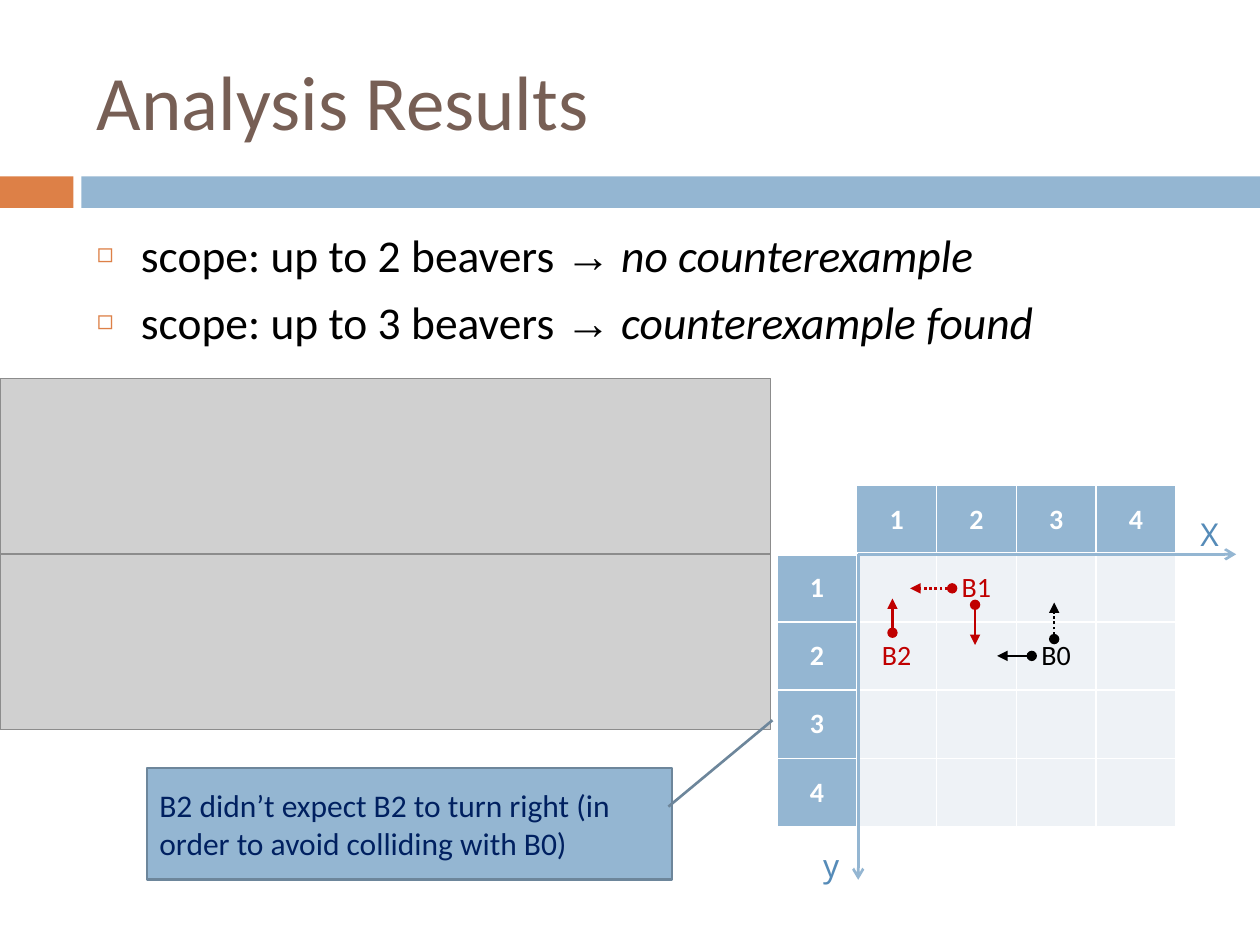
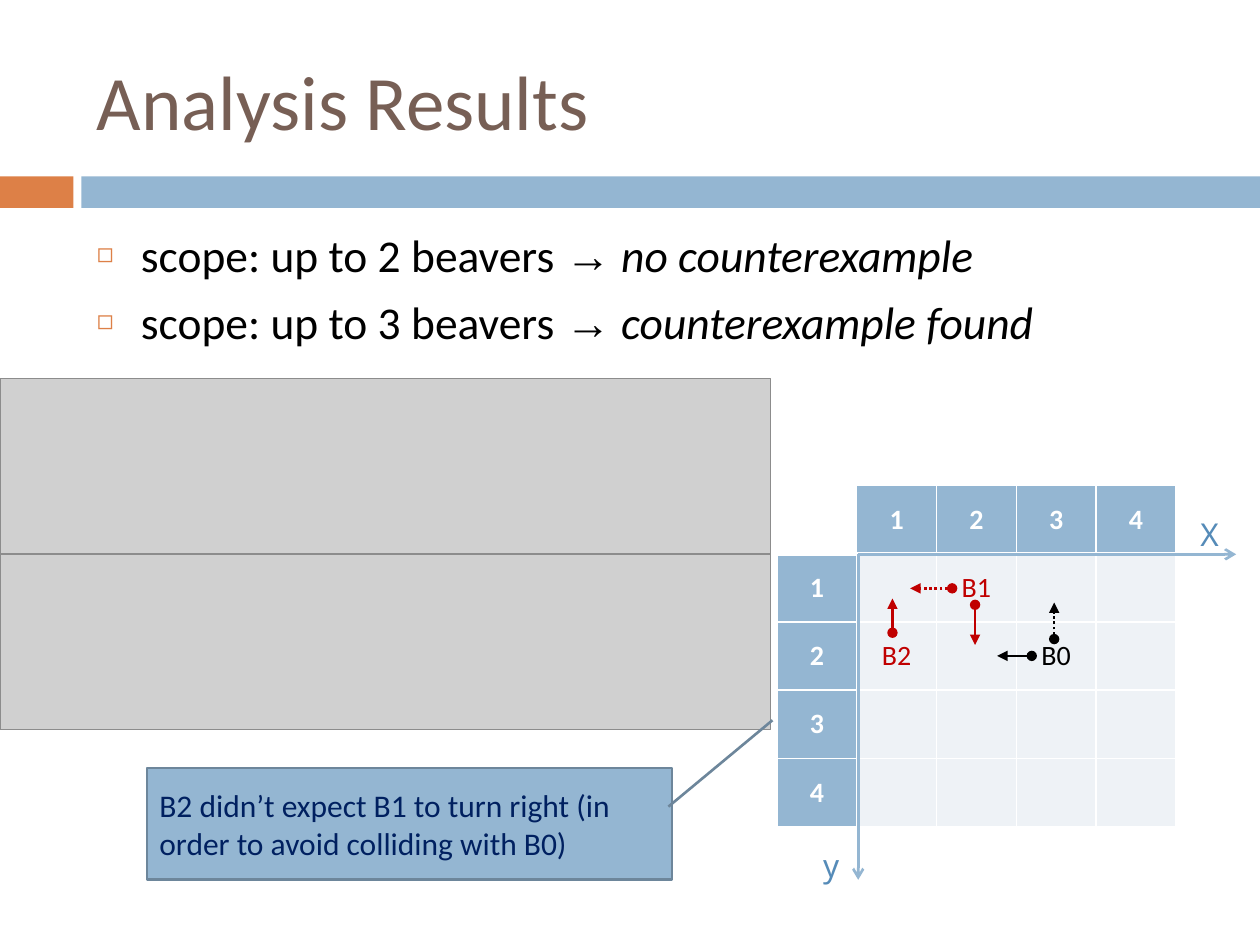
Before and after one commit to webguru412/React-Robots, a slide deck: slide 12 of talks/ppr-14-05-12.pptx. Drawn at 1260x945 pixels with LibreOffice and Linux fonts; fonts in the diff are those of the drawing; grey boxes stand for pictures. Boxes give left, top, right and bottom in pixels: in the first picture for what was removed or moved away, otherwise in the second. Text is boxed around its words. In the diff, an @@ line names an element or a change of style, - is before the commit and + after.

Commit message:
talk

```diff
--- a/talks/ppr-14-05-12.pptx
+++ b/talks/ppr-14-05-12.pptx
@@ text in border callout at [159, 794, 609, 861]: text changed @@
-B2 didn’t expect B2 to turn right (in order to avoid colliding with B0)
+B2 didn’t expect B1 to turn right (in order to avoid colliding with B0)
```
Also in this commit, not shown: 3 other files.
